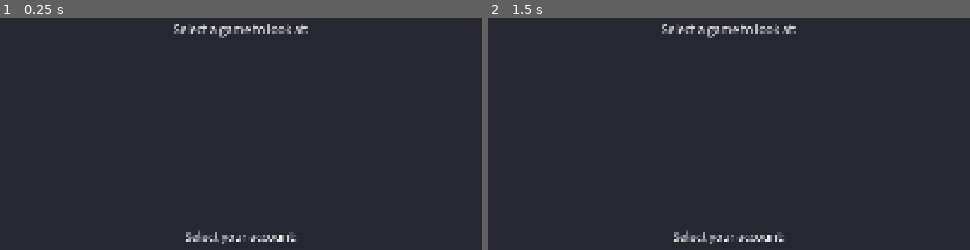
Above: before the commit, frames 1-2 (left to right).
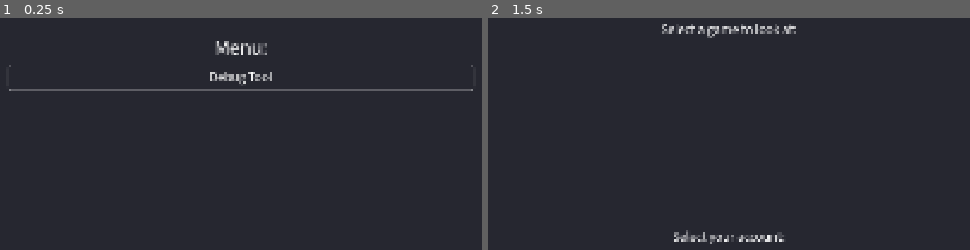
Above: after the commit, the same moments.

Repository: TaianRmos/are-ya-winamaxing-son
Game: Godot game, scene res://scenes/main_menu.tscn
The game is run twice, just before and just after one commit, with the same random seed, the same clock (stepped at 60 frames per second) and the same inputs. Before the commit the project starts from res://scenes/debug.tscn.
Inputs (mouse positions are in pixels of both pictures, inside the frame that each line leads up to):
- Up to frame 1 (0.25 s): no input
- Up to frame 2 (1.5 s): click (729, 78) at 0.5 s, where only the run after the commit has a clickable "Debug Tool"; tap Enter at 1.25 s; move the mouse to (907, 215) at 1.27 s; click (907, 215) at 1.42 s

The runs differ from the first frame. In frame 1, 2.8% of the frame differs, in the area x 1-99%, y 2-98%; in frame 2, nothing differs.

Commit message:
Adding profit calculations through all hand history

Diff:
--- a/globals/globals.gd
+++ b/globals/globals.gd
@@ -3,6 +3,7 @@
 
 var history_folder_path: String
 var accounts: Array[String]
+var player_name: String
 var game_data: Array[GameData]
 
 
--- a/parsing/data_classes/action_data.gd
+++ b/parsing/data_classes/action_data.gd
@@ -14,6 +14,7 @@
 # Used for showdown
 var cards: Array[CardData] = []
 var description: String = ""
+
 
 func _to_string() -> String:
 	match action_type:
--- a/parsing/data_classes/game_data.gd
+++ b/parsing/data_classes/game_data.gd
@@ -6,3 +6,27 @@
 var name: String
 var rounds: Array[RoundData]
 var summary: SummaryData = null
+
+
+## Returns the amount of money you won/lost playing that game
+func get_profits() -> float:
+	# If it's a tournament, get the profit from the summary
+	if summary:
+		return summary.get_profit()
+
+	# If it's a CashGame, the profit is the starting stack at the last last hand minus the first hand played
+	var starting_stack: float = rounds[0].get_player(Globals.player_name).starting_stack
+	var last_stack: float = rounds[rounds.size() - 1].get_player(Globals.player_name).starting_stack
+	var last_profit: float = rounds[rounds.size() - 1].get_player_profit()
+	return last_stack - starting_stack + last_profit
+
+
+func _to_string() -> String:
+	var lines: Array[String] = []
+	ParsingHelper.set_money_ticker("€")
+	lines.append(name)
+	lines.append("")
+	lines.append("---Statistics---")
+	lines.append("  Profits: %s" % ParsingHelper.format_amount(get_profits()))
+	lines.append("  Amount of hands played: %d" % rounds.size())
+	return "\n".join(lines)
--- a/parsing/data_classes/round_data.gd
+++ b/parsing/data_classes/round_data.gd
@@ -32,9 +32,9 @@
 var button_seat: int = 0
 var players: Array[PlayerData] = []
 
-# Player who won the round
-var hero_name: String = ""
-var hero_cards: Array[CardData] = []
+# Should be the same as Globals.player_name, name of the selected account
+var main_player_name: String = ""
+var main_player_cards: Array[CardData] = []
 
 # Dictionary of StreetData for every action that happened during each street
 var streets: Dictionary[PokerEnums.Street, StreetData] = {}
@@ -64,9 +64,24 @@
 	return streets.has(PokerEnums.Street.SHOWDOWN)
 
 
+func get_player_profit(player_name: String = Globals.player_name) -> float:
+	var profit = 0.0
+	for street in STREET_ORDER:
+		if streets.has(street):
+			profit += streets[street].get_player_profit(player_name)
+
+	return profit
+
+
 func _to_string() -> String:
 	var lines: Array[String] = []
-	var game_label := "CashGame" if game_type == PokerEnums.GameType.CASH_GAME else "Tournament"
+	var game_label: String
+	if game_type == PokerEnums.GameType.CASH_GAME:
+		game_label = "CashGame"
+		ParsingHelper.set_money_ticker("€")
+	else:
+		game_label = "Tournament"
+		ParsingHelper.set_money_ticker("")
 
 	lines.append("=== Round #%s (%s) ===" % [round_id, game_label])
 
@@ -74,7 +89,7 @@
 		var buy_in_str := "%s€ + %s€" % [ParsingHelper.format_amount(buy_in), ParsingHelper.format_amount(buy_in_rake)]
 		if buy_in_bounty > 0:
 			buy_in_str += " + %s€ bounty" % ParsingHelper.format_amount(buy_in_bounty)
-		lines.append("Tournament: \"%s\" | Buy-in: %s€ | Level: %d" % [tournament_name, buy_in_str, level])
+		lines.append("Tournament: \"%s\" | Buy-in: %s | Level: %d" % [tournament_name, buy_in_str, level])
 
 	var blinds_str := "%s/%s" % [ParsingHelper.format_amount(small_blind), ParsingHelper.format_amount(big_blind)]
 	if ante > 0:
@@ -85,12 +100,12 @@
 	lines.append("")
 
 	lines.append("Players:")
-	for p in players:
-		lines.append("  %s" % str(p))
+	for player in players:
+		lines.append("  %s" % str(player))
 	lines.append("")
 
-	if hero_name != "":
-		lines.append("Hero: %s [%s]" % [hero_name, ParsingHelper.cards_to_string(hero_cards)])
+	if main_player_name != "":
+		lines.append("You: %s [%s]" % [main_player_name, ParsingHelper.cards_to_string(main_player_cards)])
 		lines.append("")
 
 	for street in STREET_ORDER:
@@ -105,8 +120,13 @@
 
 	if not showdown.is_empty():
 		lines.append("Summary:")
-		for r in showdown:
-			lines.append("  %s" % str(r))
+		for result in showdown:
+			lines.append("  %s" % str(result))
+		lines.append("")
+
+	lines.append("Profits:")
+	for player in players:
+		lines.append("  %s: %s" % [player.name, ParsingHelper.format_amount(get_player_profit(player.name))])
 
 	lines.append("=".repeat(40))
 	return "\n".join(lines)
--- a/parsing/data_classes/street_data.gd
+++ b/parsing/data_classes/street_data.gd
@@ -10,6 +10,38 @@
 var new_board_cards: Array[CardData] = []
 
 
+## Returns the profit made by the given player during this street
+func get_player_profit(player_name: String = Globals.player_name) -> float:
+	var profit: float = 0.0
+	var already_payed: float = 0.0
+	for action in actions:
+		if action.player_name == player_name:
+			# Winning profit when collecting
+			if action.action_type == PokerEnums.ActionType.COLLECTED:
+				profit += action.amount
+
+			# When raising, the total_amount doesn't include what was
+			# already payed by the player during that street
+			elif action.action_type == PokerEnums.ActionType.RAISE:
+				var adding_to_pot: float = action.total_amount - already_payed
+				already_payed += adding_to_pot
+				profit -= adding_to_pot
+
+			# Antes are always lost and are not counted in the pot for other bets
+			# e.g. if you posted 50 ante and need to call 200, you will lose 250 total
+			# if you posted 50 as small blind and need to call 200
+			# you're adding only 150 and lose 200 total
+			elif action.action_type == PokerEnums.ActionType.POST_ANTE:
+				profit -= action.amount
+
+			# Bet, calls and other actions, we lose profit and keep track of what we payed
+			else:
+				already_payed += action.amount
+				profit -= action.amount
+
+	return profit
+
+
 func _to_string() -> String:
 	var header := "--- %s" % PokerEnums.Street.find_key(street)
 	if not new_board_cards.is_empty():
@@ -20,6 +52,6 @@
 	if actions.is_empty():
 		lines.append("  (no actions)")
 	else:
-		for a in actions:
-			lines.append("  %s" % str(a))
+		for action in actions:
+			lines.append("  %s" % str(action))
 	return "\n".join(lines)
--- a/parsing/data_classes/summary_data.gd
+++ b/parsing/data_classes/summary_data.gd
@@ -18,6 +18,8 @@
 
 var your_rebuys: int = 0
 var your_addons: int = 0
+
+# Total amount of rebuys/addon by all players in the tournament
 var total_rebuys: int = 0
 var total_addons: int = 0
 
@@ -42,13 +44,26 @@
 
 var raw_text: String = ""
 
+
+## Returns the profit you made on that tournament
+func get_profit() -> float:
+	var profit: float = 0.0
+	var total_buy_in_cost: float = buy_in + buy_in_rake + buy_in_bounty
+	var total_rebuy_cost: float = rebuy_cost + rebuy_cost_rake
+	var total_addon_cost: float = addon_cost + addon_cost_rake
+
+	var total_cost: float = total_buy_in_cost + (your_rebuys * total_rebuy_cost) + (your_addons * total_addon_cost)
+	profit = won_amount + won_bounty - total_cost
+	return profit
+
+
 func _to_string() -> String:
 	var lines: Array[String] = []
 	lines.append("=== Summary: %s (#%s) ===" % [tournament_name, tournament_id])
-	lines.append("Player: %s | Buy-in: %s€ + %s%s" % [
+	lines.append("Player: %s | Buy-in: %s€%s%s" % [
 		player_name,
 		ParsingHelper.format_amount(buy_in),
-		ParsingHelper.format_amount(buy_in_rake),
+		" + %s€ rake" % ParsingHelper.format_amount(buy_in_rake) if buy_in_rake > 0 else "",
 		" + %s€ bounty" % ParsingHelper.format_amount(buy_in_bounty) if buy_in_bounty > 0 else "",
 	])
 	lines.append("Mode: %s | Format: %s | Registered: %d%s" % [
@@ -67,4 +82,5 @@
 			" + %s€ bounty" % ParsingHelper.format_amount(won_bounty) if won_bounty > 0 else "",
 		] if cashed else "",
 	])
+	lines.append("Profit: %s€" % ParsingHelper.format_amount(get_profit()))
 	return "\n".join(lines)
--- a/parsing/parsing_helper.gd
+++ b/parsing/parsing_helper.gd
@@ -3,6 +3,7 @@
 
 
 static var _regex_cache: Dictionary = {}
+static var _money_ticker: String = ""
 
 
 ## Compiles a regex and cache the pattern for more efficiency
@@ -17,11 +18,15 @@
 	return s.replace(",", ".").replace("€", "").strip_edges().to_float()
 
 
+static func set_money_ticker(ticker: String) -> void:
+	_money_ticker = ticker
+
+
 ## Chips print as plain integers (e.g. "1000"), currency keeps 2 decimals (e.g. "0.20").
 static func format_amount(value: float) -> String:
 	if is_equal_approx(value, round(value)):
-		return "%d" % int(round(value))
-	return "%.2f" % value
+		return "%d%s" % [int(round(value)), _money_ticker]
+	return "%.2f%s" % [value, _money_ticker]
 
 
 ## Transforms an array of CardDatas into a string
--- a/parsing/round_parser.gd
+++ b/parsing/round_parser.gd
@@ -238,8 +238,8 @@
 	if matches == null:
 		return
 
-	poker_round.hero_name = matches.get_string(1)
-	poker_round.hero_cards = _parse_cards(matches.get_string(2))
+	poker_round.main_player_name = matches.get_string(1)
+	poker_round.main_player_cards = _parse_cards(matches.get_string(2))
 
 
 ## Parses the blinds and antes during the round
--- a/project.godot
+++ b/project.godot
@@ -11,7 +11,7 @@
 [application]
 
 config/name="AreYaWinamaxingSon"
-run/main_scene="uid://bvernu05qcm1j"
+run/main_scene="uid://cpksq4he7fcgw"
 config/features=PackedStringArray("4.7", "Forward Plus")
 config/icon="res://icon.svg"
 
--- a/scenes/debug.gd
+++ b/scenes/debug.gd
@@ -7,6 +7,7 @@
 
 @onready var debug_summary_text_raw: TextEdit = $TabMargin/TabContainer/Summaries/TextMargin/TextSplit/DebugTextRaw
 @onready var debug_summary_text_parsed: TextEdit = $TabMargin/TabContainer/Summaries/TextMargin/TextSplit/DebugTextParsed
+@onready var stats_text: TextEdit = $TabMargin/TabContainer/Stats/TextMargin/StatsText
 
 @onready var account_selection_margin: MarginContainer = $AccountSelectionMargin
 @onready var tab_margin: MarginContainer = $TabMargin
@@ -24,6 +25,7 @@
 
 func _ready() -> void:
 	if Globals.accounts.size() == 1:
+		Globals.player_name = Globals.accounts[0]
 		_parse_data()
 	else:
 		_select_account()
@@ -31,12 +33,16 @@
 
 func _parse_data() -> void:
 	Globals.game_data = Parser.parse_data()
+	var total_profit: float = -2.0
 	for game in Globals.game_data:
+		total_profit += game.get_profits()
 		var button := Button.new()
 		button.text = game.name
 		button.add_theme_font_size_override("font_size", 32)
 		button.pressed.connect(_on_select_game_pressed.bind(game.name))
 		games_selection_container.add_child(button)
+
+	print("Total profits: %s€" % total_profit)
 
 
 func _select_account() -> void:
@@ -75,12 +81,14 @@
 	tab_margin.visible = true
 	tab_margin.process_mode = Node.PROCESS_MODE_INHERIT
 
+	stats_text.text = str(selected_game)
 	_set_debug_round_text()
 	_set_debug_summary_text()
 
 
 func _on_account_button_pressed(account: String) -> void:
 	Globals.history_folder_path = Globals.history_folder_path.path_join(account).path_join("history")
+	Globals.player_name = account
 	_parse_data()
 	account_selection_margin.visible = false
 	account_selection_margin.process_mode = Node.PROCESS_MODE_DISABLED
--- a/scenes/debug.tscn
+++ b/scenes/debug.tscn
@@ -56,9 +56,32 @@
 layout_mode = 2
 current_tab = 0
 
+[node name="Stats" type="Control" parent="TabMargin/TabContainer" unique_id=1615064152]
+layout_mode = 2
+metadata/_tab_index = 0
+
+[node name="TextMargin" type="MarginContainer" parent="TabMargin/TabContainer/Stats" unique_id=1453863547]
+layout_mode = 1
+anchors_preset = 15
+anchor_right = 1.0
+anchor_bottom = 1.0
+grow_horizontal = 2
+grow_vertical = 2
+theme_override_constants/margin_left = 15
+theme_override_constants/margin_top = 15
+theme_override_constants/margin_right = 15
+theme_override_constants/margin_bottom = 15
+
+[node name="StatsText" type="TextEdit" parent="TabMargin/TabContainer/Stats/TextMargin" unique_id=1219802797]
+layout_mode = 2
+size_flags_horizontal = 3
+theme_override_colors/font_readonly_color = Color(0.8745098, 0.8745098, 0.8745098, 1)
+editable = false
+
 [node name="Rounds" type="Control" parent="TabMargin/TabContainer" unique_id=1276993585]
-layout_mode = 2
-metadata/_tab_index = 0
+visible = false
+layout_mode = 2
+metadata/_tab_index = 1
 
 [node name="TextMargin" type="MarginContainer" parent="TabMargin/TabContainer/Rounds" unique_id=45891431]
 layout_mode = 1
@@ -133,7 +156,7 @@
 [node name="Summaries" type="Control" parent="TabMargin/TabContainer" unique_id=1326362160]
 visible = false
 layout_mode = 2
-metadata/_tab_index = 1
+metadata/_tab_index = 2
 
 [node name="TextMargin" type="MarginContainer" parent="TabMargin/TabContainer/Summaries" unique_id=1312167355]
 layout_mode = 1
@@ -163,18 +186,11 @@
 theme_override_colors/font_readonly_color = Color(0.8745098, 0.8745098, 0.8745098, 1)
 editable = false
 
-[node name="MarginContainer" type="MarginContainer" parent="TabMargin" unique_id=565374499]
-layout_mode = 2
-size_flags_horizontal = 0
-size_flags_vertical = 8
-theme_override_constants/margin_left = 30
-theme_override_constants/margin_bottom = 30
-
-[node name="BackButton" type="Button" parent="TabMargin/MarginContainer" unique_id=1491971709]
-layout_mode = 2
-size_flags_horizontal = 0
-size_flags_vertical = 8
-theme_override_font_sizes/font_size = 20
+[node name="BackButton" type="Button" parent="TabMargin" unique_id=1491971709]
+layout_mode = 2
+size_flags_horizontal = 8
+size_flags_vertical = 0
+theme_override_font_sizes/font_size = 16
 text = "Back to game selection"
 
 [node name="GameSelectionMargin" type="MarginContainer" parent="." unique_id=805660415]
@@ -208,4 +224,4 @@
 [connection signal="text_submitted" from="TabMargin/TabContainer/Rounds/ButtonsMargin/VBoxContainer/RoundInput" to="." method="_on_round_input_text_submitted"]
 [connection signal="pressed" from="TabMargin/TabContainer/Rounds/ButtonsMargin/VBoxContainer/HBoxContainer/PreviousButton" to="." method="_on_previous_round_button_pressed"]
 [connection signal="pressed" from="TabMargin/TabContainer/Rounds/ButtonsMargin/VBoxContainer/HBoxContainer/NextButton" to="." method="_on_next_round_button_pressed"]
-[connection signal="pressed" from="TabMargin/MarginContainer/BackButton" to="." method="_on_back_button_pressed"]
+[connection signal="pressed" from="TabMargin/BackButton" to="." method="_on_back_button_pressed"]
